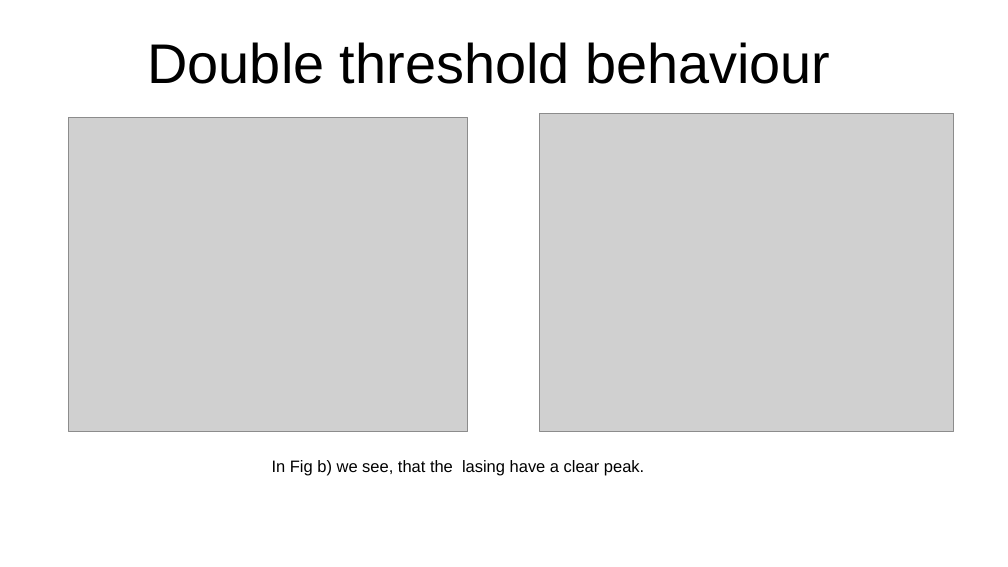
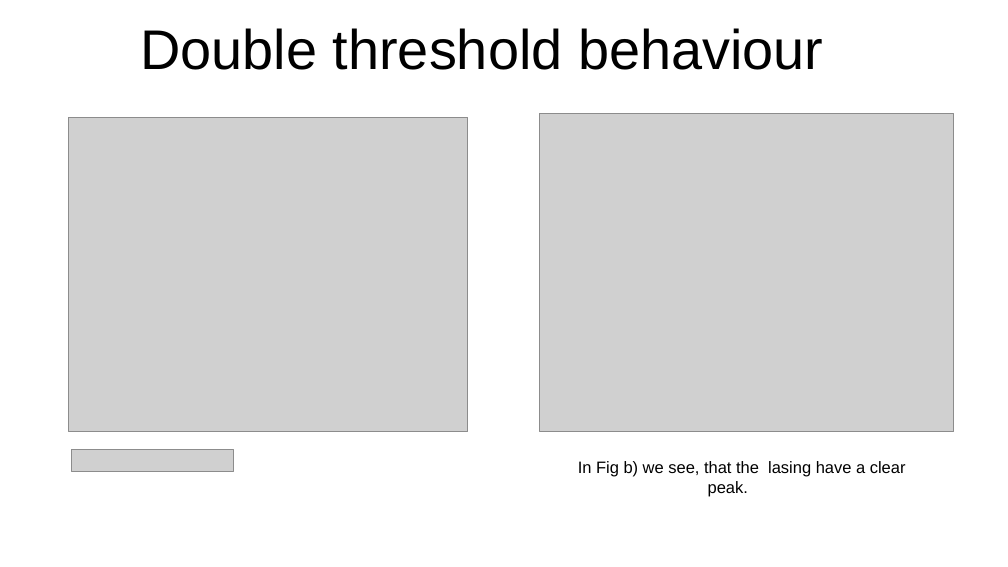
Before and after one commit to SanderStammbach/Sanders-Studium, a slide deck: slide 10 of Master-Projekt/Vortrag.odp (slide 8 before the commit). Drawn at 1008x567 pixels with LibreOffice and Linux fonts; fonts in the diff are those of the drawing; grey boxes stand for pictures; background and template pictures are left out. Boxes give left, top, right and bottom in pixels: in the first picture for what was removed or moved away, otherwise in the second. Text is boxed around its words. In the diff, an @@ line names an element or a change of style, - is before the commit and + after.

```diff
--- a/Master-Projekt/Vortrag.odp
+++ b/Master-Projekt/Vortrag.odp
@@ title "Double threshold behaviour": place and size @@
-title "Double threshold behaviour" at bbox=[148, 42, 830, 84]
+title "Double threshold behaviour" at bbox=[140, 28, 823, 70]
@@ subtitle "In Fig b) we see, ..." rewrapped from bbox=[272, 460, 644, 475] to bbox=[578, 461, 906, 497] @@
@@ picture added at bbox=[72, 450, 234, 471] @@
```
Also in this commit, not shown: 5 other files.
